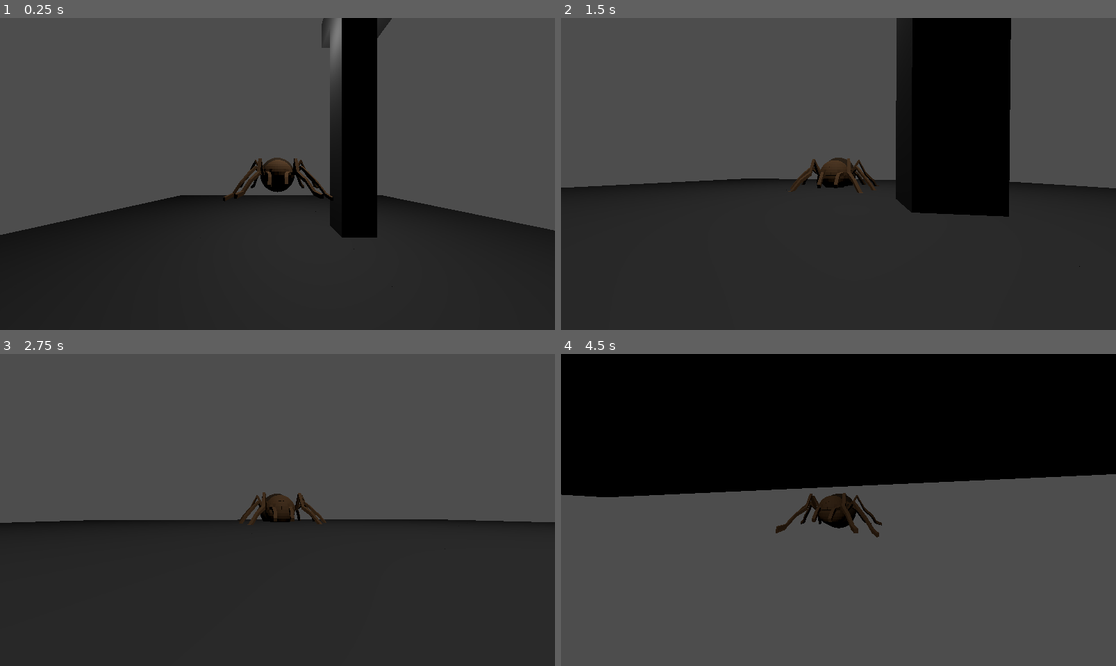
Above: before the commit, frames 1-4 (two rows, left to right).
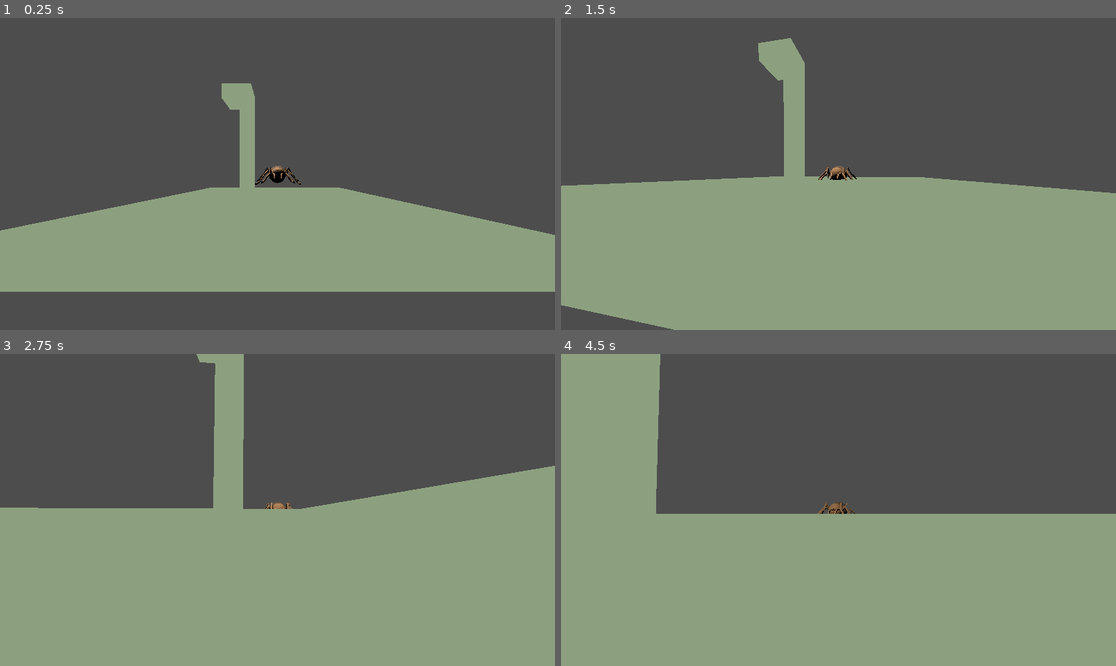
Above: after the commit, the same moments.

Repository: Jacob-Hawksley/The-Solution-Is-Silk
Game: Godot game, scene res://main.tscn
Two runs of this game, one before a commit and one after it. Both use one fixed random seed, a clock stepped at 60 frames per second and the inputs below.
Inputs (mouse positions are in pixels of both pictures, inside the frame that each line leads up to):
- Up to frame 1 (0.25 s): no input
- Up to frame 2 (1.5 s): tap Enter at 0.5 s; move the mouse to (866, 174) at 0.52 s; press the mouse at (866, 174) at 0.53 s; hold W (up) from 0.53 s (still down); tap Space (jump) at 0.77 s; move the mouse to (810, 174) at 1.27 s; release the mouse at (810, 174) at 1.28 s; tap Alt at 1.35 s
- Up to frame 3 (2.75 s): keep holding W (up); tap Space (jump) at 1.52 s; move the mouse to (288, 503) at 2.02 s; tap Shift at 2.1 s
- Up to frame 4 (4.5 s): keep holding W (up); move the mouse to (832, 516) at 2.77 s; click (832, 516) at 2.85 s; tap Space (jump) at 3.02, 3.77 s; move the mouse to (877, 513) at 3.52 s; tap Alt at 3.6 s; move the mouse to (794, 506) at 4.27 s; tap Shift at 4.35 s

The runs differ from the first frame. In frame 1, 47% of the frame differs, in the area x 0-100%, y 0-100%; in frame 2, 61%; in frame 3, 57%; in frame 4, 93%.

Commit message:
webbing, shooting. no proper tethering of the web yet though

Diff:
--- a/gridmap.tscn
+++ b/gridmap.tscn
@@ -1,6 +1,12 @@
-[gd_scene load_steps=3 format=3 uid="uid://mjml8f2a5i7q"]
+[gd_scene load_steps=4 format=3 uid="uid://mjml8f2a5i7q"]
+
+[sub_resource type="StandardMaterial3D" id="StandardMaterial3D_hatad"]
+shading_mode = 0
+albedo_color = Color(0.54878294, 0.62665224, 0.49558777, 1)
 
 [sub_resource type="BoxMesh" id="BoxMesh_ryoud"]
+material = SubResource("StandardMaterial3D_hatad")
+size = Vector3(2, 2, 2)
 
 [sub_resource type="BoxShape3D" id="BoxShape3D_oj3tl"]
 
@@ -10,6 +16,8 @@
 mesh = SubResource("BoxMesh_ryoud")
 
 [node name="StaticBody3D" type="StaticBody3D" parent="Floor"]
+collision_layer = 3
+collision_mask = 3
 
 [node name="CollisionShape3D" type="CollisionShape3D" parent="Floor/StaticBody3D"]
 transform = Transform3D(2, 0, 0, 0, 2, 0, 0, 0, 2, 0, 0, 0)
--- a/main.gd
+++ b/main.gd
@@ -1 +1,5 @@
 extends Node3D
+
+var connectfrom = null
+var connectto = null
+var connectionpoint = 1
--- a/main.tscn
+++ b/main.tscn
@@ -1,14 +1,20 @@
-[gd_scene load_steps=4 format=3 uid="uid://63w5w0vo16jd"]
+[gd_scene load_steps=6 format=3 uid="uid://63w5w0vo16jd"]
 
 [ext_resource type="Script" uid="uid://dgtvt6dsnqn51" path="res://main.gd" id="1_ig7tw"]
 [ext_resource type="PackedScene" uid="uid://np0egubee6ci" path="res://player.tscn" id="2_0xm2m"]
 [ext_resource type="MeshLibrary" uid="uid://nmtgqhsbfak2" path="res://meshlib.tres" id="3_h2yge"]
+[ext_resource type="Script" uid="uid://vmnfbbveu7r7" path="res://web_manager.gd" id="4_1bvp3"]
+
+[sub_resource type="PhysicsMaterial" id="PhysicsMaterial_h2yge"]
 
 [node name="Main" type="Node3D"]
 script = ExtResource("1_ig7tw")
 
 [node name="GridMap" type="GridMap" parent="."]
 mesh_library = ExtResource("3_h2yge")
+physics_material = SubResource("PhysicsMaterial_h2yge")
+collision_layer = 3
+collision_mask = 3
 data = {
 "cells": PackedInt32Array(65532, 3, 589824, 65533, 3, 589824, 65533, 2, 589824, 65533, 1, 589824, 65534, 1, 589824, 655 …(4128 unchanged characters)…
 }
@@ -16,7 +22,11 @@
 
 [node name="OmniLight3D" type="OmniLight3D" parent="."]
 transform = Transform3D(1, 0, 0, 0, 1, 0, 0, 0, 1, 0.48397613, 14.268375, 1.2515411)
+light_energy = 7.552
 omni_range = 44.006454
 
 [node name="Player" parent="." instance=ExtResource("2_0xm2m")]
-transform = Transform3D(1, 0, 0, 0, 1, 0, 0, 0, 1, -1.651432, 5.816432, -0.27222633)
+transform = Transform3D(-1, 0, -8.742278e-08, 0, 1, 0, 8.742278e-08, 0, -1, -1.651432, 5.816432, -0.27222633)
+
+[node name="WebManager" type="Node3D" parent="."]
+script = ExtResource("4_1bvp3")
--- a/meshlib.tres
+++ b/meshlib.tres
@@ -1,6 +1,11 @@
-[gd_resource type="MeshLibrary" load_steps=5 format=3 uid="uid://nmtgqhsbfak2"]
+[gd_resource type="MeshLibrary" load_steps=6 format=3 uid="uid://nmtgqhsbfak2"]
+
+[sub_resource type="StandardMaterial3D" id="StandardMaterial3D_8q713"]
+shading_mode = 0
+albedo_color = Color(0.54878294, 0.62665224, 0.49558777, 1)
 
 [sub_resource type="BoxMesh" id="BoxMesh_8q713"]
+material = SubResource("StandardMaterial3D_8q713")
 size = Vector3(2, 2, 2)
 
 [sub_resource type="Image" id="Image_8q713"]
--- a/player.gd
+++ b/player.gd
@@ -10,6 +10,7 @@
 
 func _ready():
 	Input.mouse_mode = Input.MOUSE_MODE_CAPTURED
+	aim_ray.add_exception(self)
 
 @onready var cam_rig = $CamRig
 @onready var spring_arm = $CamRig/SpringArm3D
--- a/player.tscn
+++ b/player.tscn
@@ -21,7 +21,7 @@
 
 [node name="SpringArm3D" type="SpringArm3D" parent="CamRig"]
 shape = SubResource("SphereShape3D_onrkg")
-spring_length = 12.0
+spring_length = 24.0
 
 [node name="Camera3D" type="Camera3D" parent="CamRig/SpringArm3D"]
 current = true
@@ -29,9 +29,11 @@
 
 [node name="AimRay" type="RayCast3D" parent="CamRig/SpringArm3D/Camera3D"]
 target_position = Vector3(0, 0, -1000)
+debug_shape_custom_color = Color(0, 0.6666667, 0, 1)
+debug_shape_thickness = 1
 
 [node name="Spider" parent="." instance=ExtResource("2_onrkg")]
 transform = Transform3D(1, 0, 0, 0, 1, 0, 0, 0, 1, 0.19066429, 0, 7)
 
 [node name="Marker3D" type="Marker3D" parent="Spider"]
-transform = Transform3D(1, 0, 0, 0, 1, 0, 0, 0, 1, -0.19066429, 0, -9.339561)
+transform = Transform3D(1, 0, 0, 0, 1, 0, 0, 0, 1, -0.19066429, 1.2330127, -9.339561)
--- a/project.godot
+++ b/project.godot
@@ -56,6 +56,10 @@
 ]
 }
 
+[physics]
+
+3d/physics_engine="Jolt Physics"
+
 [rendering]
 
 renderer/rendering_method="gl_compatibility"
--- a/silk.gd
+++ b/silk.gd
@@ -1,10 +1,47 @@
 extends Area3D
 
+var connection
 var speed = 50.0 # Adjust bullet speed
+var decaying = true
 @onready var lifespan = 0
 func _physics_process(delta):
-	# Move forward in the direction the bullet is facing
 	position -= transform.basis.z * speed * delta
-	lifespan += delta
+	if decaying:
+		lifespan += delta
 	if lifespan >= 5:
 		queue_free()
+
+
+func _on_body_entered(body: Node3D) -> void:
+	speed = 0
+	decaying = false
+	if Main.connectionpoint == 1:
+		if body is GridMap:
+			detach_tile(body)
+		elif body is StaticBody3D or body is RigidBody3D:
+			connection = body
+		Main.connectfrom = connection
+		Main.connectionpoint = 2
+	elif Main.connectionpoint == 2:
+		if body is GridMap:
+			detach_tile(body)
+		elif body is StaticBody3D or body is RigidBody3D:
+			connection = body
+		Main.connectto = connection
+		Main.connectionpoint = 3
+
+func detach_tile(body):
+	var tile_id = body.get_cell_item(body.local_to_map(body.to_local(global_position)))
+	if tile_id == GridMap.INVALID_CELL_ITEM:
+		return
+
+	# 2. Delete the tile from the GridMap (turn it to air)
+	body.set_cell_item(body.local_to_map(body.to_local(global_position)), GridMap.INVALID_CELL_ITEM)
+
+	# 3. Spawn a real RigidBody3D scene in its place
+	var new_rubble = preload("res://gridmap.tscn").instantiate()
+	add_child(new_rubble)
+
+	# 4. Move it to the GridMap cell's position
+	new_rubble.global_position = body.map_to_local(body.local_to_map(body.to_local(global_position)))
+	connection = new_rubble.get_child(0).get_child(0)
--- a/silk.tscn
+++ b/silk.tscn
@@ -1,11 +1,17 @@
-[gd_scene load_steps=3 format=3 uid="uid://81xpbhtcm8vu"]
+[gd_scene load_steps=4 format=3 uid="uid://81xpbhtcm8vu"]
 
 [ext_resource type="Script" uid="uid://bwxj42a4gjnmm" path="res://silk.gd" id="1_oabc1"]
 
 [sub_resource type="SphereShape3D" id="SphereShape3D_w6bum"]
 radius = 0.07046396
 
+[sub_resource type="StandardMaterial3D" id="StandardMaterial3D_oabc1"]
+shading_mode = 0
+albedo_color = Color(0.0017382791, 12.679391, 3.772894, 1)
+
 [node name="Silk" type="Area3D"]
+collision_layer = 2
+collision_mask = 2
 script = ExtResource("1_oabc1")
 
 [node name="CollisionShape3D" type="CollisionShape3D" parent="."]
@@ -13,3 +19,6 @@
 
 [node name="CSGSphere3D" type="CSGSphere3D" parent="."]
 radius = 0.06732344
+material = SubResource("StandardMaterial3D_oabc1")
+
+[connection signal="body_entered" from="." to="." method="_on_body_entered"]
--- /dev/null
+++ b/web.tscn
@@ -0,0 +1,16 @@
+[gd_scene load_steps=2 format=3 uid="uid://ik01ujbfebqy"]
+
+[sub_resource type="CylinderShape3D" id="CylinderShape3D_8brg6"]
+height = 0.41992188
+radius = 0.04736328
+
+[node name="Web" type="RigidBody3D"]
+collision_layer = 4
+collision_mask = 8
+
+[node name="CollisionShape3D" type="CollisionShape3D" parent="."]
+shape = SubResource("CylinderShape3D_8brg6")
+
+[node name="CSGCylinder3D" type="CSGCylinder3D" parent="."]
+radius = 0.04736328
+height = 0.41992188
--- /dev/null
+++ b/web_manager.gd
@@ -0,0 +1,69 @@
+extends Node3D
+
+@export_group("Settings")
+@export var segment_scene: PackedScene = preload("res://web.tscn")# Assign your RigidBody3D segment scene here
+@export var segment_length: float = 0.42 # Length of one link (in meters)
+@export var rope_count: int = 10 # How many links
+
+@export_group("Attachments")
+@onready var attach_start  # The ceiling/anchor (StaticBody3D)
+@onready var attach_end   # The object hanging (RigidBody3D)
+
+func _process(delta: float) -> void:
+	if Main.connectionpoint == 3:
+		spawn_rope()
+		Main.connectionpoint = 1
+
+func spawn_rope():
+	attach_start = Main.connectfrom
+	attach_end = Main.connectto
+	if not attach_start or not segment_scene:
+		push_error("Rope Generator: Missing start body or segment scene.")
+		return
+	rope_count = 1 + floor((Main.connectfrom.global_position.distance_to(Main.connectto.global_position))/segment_length)
+	var prev_body = attach_start
+	# Start positioning slightly below the anchor
+	var current_pos = attach_start.global_position
+
+	for i in range(rope_count):
+		# 1. Instantiate the segment
+		var new_seg = segment_scene.instantiate()
+		add_child(new_seg)
+
+		# 2. Position it relative to the previous body
+		# In 3D, "Down" is usually Negative Y.
+		# We calculate the position for the NEW segment.
+		var offset = Vector3(0, -segment_length, 0)
+		new_seg.global_position = current_pos + offset
+
+		# 3. Create the Joint
+		var joint = PinJoint3D.new()
+		add_child(joint)
+
+		# 4. Position the joint
+		# The joint should be physically located between the two bodies
+		joint.global_position = current_pos + (offset / 2.0)
+
+		# 5. Connect the bodies
+		joint.node_a = prev_body.get_path()
+		joint.node_b = new_seg.get_path()
+
+		# 6. Update variables for the next loop
+		prev_body = new_seg
+		current_pos = new_seg.global_position
+
+	# 7. Attach the final object (if selected)
+	if attach_end:
+		var end_joint = PinJoint3D.new()
+		add_child(end_joint)
+
+		# Place joint between last segment and the end object
+		var offset = Vector3(0, -segment_length, 0)
+		end_joint.global_position = current_pos + (offset / 2.0)
+
+		# If the end object is already far away, you might want to snap it
+		# to the rope end here:
+		# attach_end.global_position = current_pos + offset
+
+		end_joint.node_a = prev_body.get_path()
+		end_joint.node_b = attach_end.get_path()
Not shown, added: addons/godot-jolt/LICENSE.txt
Not shown, added: addons/godot-jolt/THIRDPARTY.txt
Not shown, added: addons/godot-jolt/godot-jolt.gdextension.uid
Not shown, added: web_manager.gd.uid
Not shown, added: addons/godot-jolt/android/libgodot-jolt_android-arm32.so
Not shown, added: addons/godot-jolt/android/libgodot-jolt_android-arm32_editor.so
Not shown, added: addons/godot-jolt/android/libgodot-jolt_android-arm64.so
Not shown, added: addons/godot-jolt/android/libgodot-jolt_android-arm64_editor.so
Not shown, added: addons/godot-jolt/android/libgodot-jolt_android-x64.so
Not shown, added: addons/godot-jolt/android/libgodot-jolt_android-x64_editor.so
Not shown, added: addons/godot-jolt/android/libgodot-jolt_android-x86.so
Not shown, added: addons/godot-jolt/android/libgodot-jolt_android-x86_editor.so
(and 19 more such lines)
